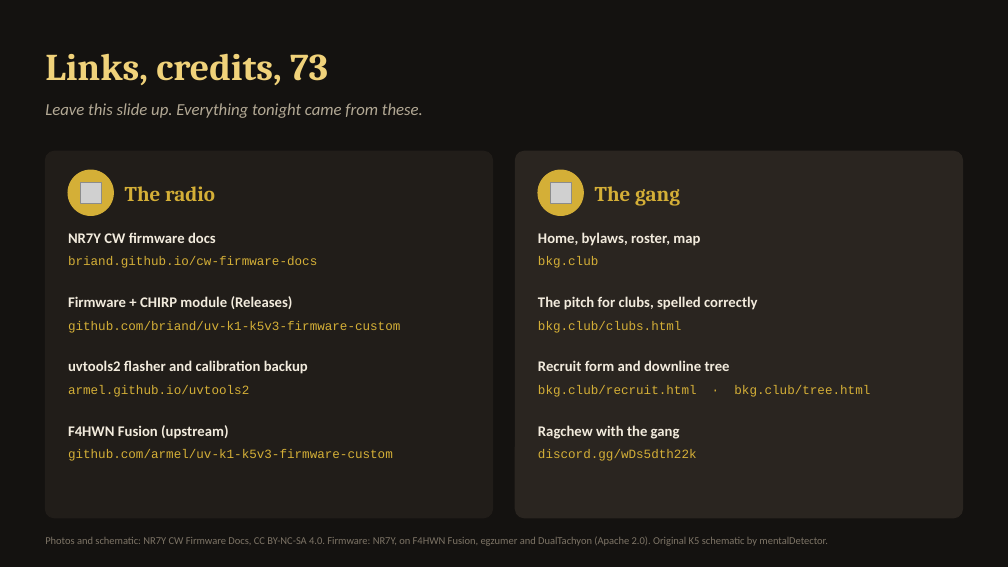
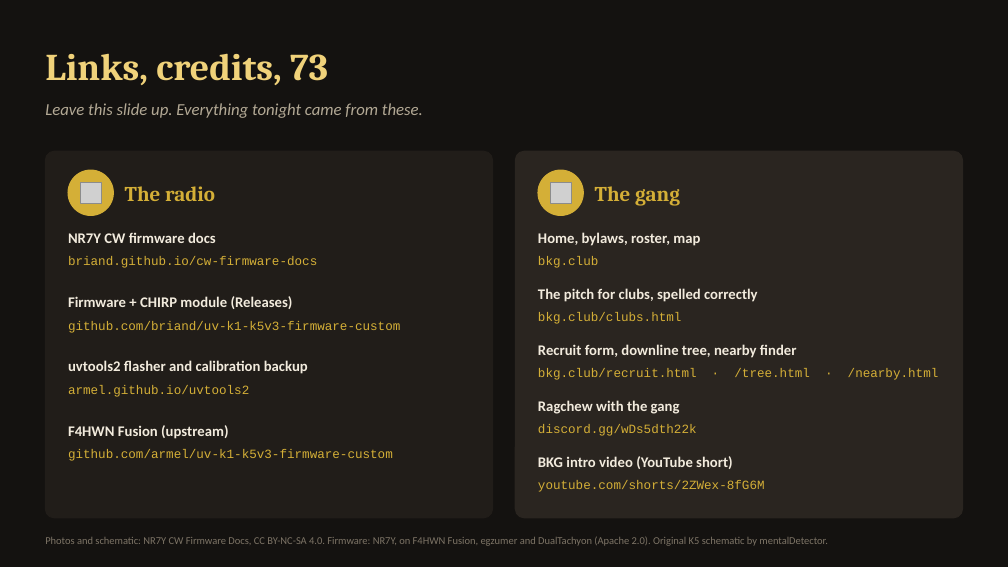
Before and after one commit to jsvana/bkg.club, a slide deck: slide 19 of docs/talks/quansheng-2m-cw/quansheng-2m-cw.pptx. Drawn at 1008x567 pixels with LibreOffice and Linux fonts; fonts in the diff are those of the drawing; grey boxes stand for pictures. Boxes give left, top, right and bottom in pixels: in the first picture for what was removed or moved away, otherwise in the second. Text is boxed around its words. In the diff, an @@ line names an element or a change of style, - is before the commit and + after.

```diff
--- a/docs/talks/quansheng-2m-cw/quansheng-2m-cw.pptx
+++ b/docs/talks/quansheng-2m-cw/quansheng-2m-cw.pptx
@@ text "The pitch for clubs, spelled ...": place and size @@
-text "The pitch for clubs, spelled ..." at [538,296,758,310]
+text "The pitch for clubs, spelled ..." at [538,288,758,302]
@@ text "bkg.club/clubs.html": place and size @@
-text "bkg.club/clubs.html" at [538,321,682,333]
+text "bkg.club/clubs.html" at [538,312,682,324]
@@ text at [538,344,797,358]: text changed @@
-Recruit form and downline tree
+Recruit form, downline tree, nearby finder
@@ text at [538,368,939,380]: text changed @@
-bkg.club/recruit.html · bkg.club/tree.html
+bkg.club/recruit.html · /tree.html · /nearby.html
@@ text "Ragchew with the gang": place and size @@
-text "Ragchew with the gang" at [538,425,680,439]
+text "Ragchew with the gang" at [538,400,680,414]
@@ text "discord.gg/wDs5dth22k": place and size @@
-text "discord.gg/wDs5dth22k" at [538,449,697,461]
+text "discord.gg/wDs5dth22k" at [538,424,697,436]
@@ text added at [538,456,733,469], 14 pt, text #F2EBDD, bold @@
+BKG intro video (YouTube short)
@@ text added at [538,480,765,492], 12 pt, text #D4AF37 @@
+youtube.com/shorts/2ZWex-8fG6M
```
Also in this commit, not shown: 1 other slide changed, 1 other file.
